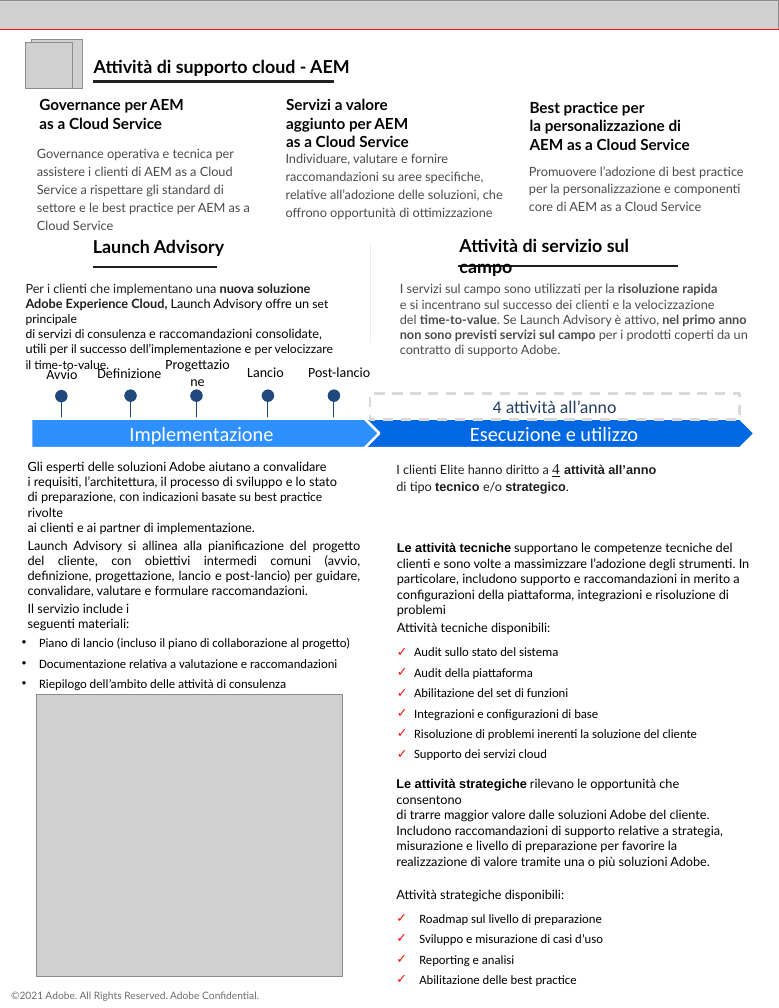
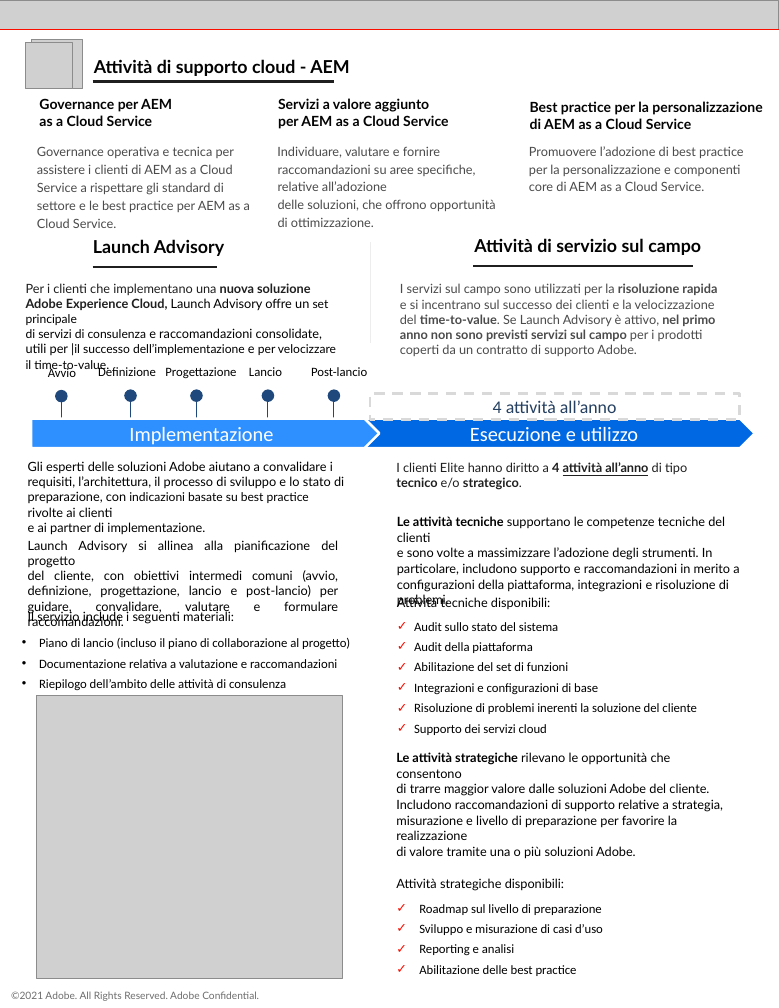
Before and after one commit to AdobeDocs/support-resources.it-IT, a slide deck: slide 3 of help/data-sheets/assets/EliteSupportDatasheet.pptx. Drawn at 779x1008 pixels with LibreOffice and Linux fonts; fonts in the diff are those of the drawing; grey boxes stand for pictures. Boxes give left, top, right and bottom in pixels: in the first picture for what was removed or moved away, otherwise in the second. Text is boxed around its words. In the diff, an @@ line names an element or a change of style, - is before the commit and + after.

```diff
--- a/help/data-sheets/assets/EliteSupportDatasheet.pptx
+++ b/help/data-sheets/assets/EliteSupportDatasheet.pptx
@@ text "Servizi a valore aggiunto per ...": place and size @@
-text "Servizi a valore aggiunto per ..." at (286,98,408,147)
+text "Servizi a valore aggiunto per ..." at (278,98,448,129)
@@ size 12 to 11 pt in 3 elements at (39,98,172,126), (278,98,448,129), (530,101,762,129) @@
@@ text at (37,147,250,212): text changed @@
-Governance operativa e tecnica per assistere i clienti di AEM as a Cloud Service a rispettare gli standard di settore e le best practice per AEM as a Cloud Service
+Governance operativa e tecnica per assistere i clienti di AEM as a Cloud Service a rispettare gli standard di settore e le best practice per AEM as a Cloud Service.
@@ text at (277,146,496,227): text changed @@
-Individuare, valutare e fornire raccomandazioni su aree specifiche, relative all’adozione delle soluzioni, che offrono opportunità di ottimizzazione
+Individuare, valutare e fornire raccomandazioni su aree specifiche, relative all’adozione
+delle soluzioni, che offrono opportunità
+di ottimizzazione.
@@ text at (529,146,743,191): text changed @@
-Promuovere l’adozione di best practice per la personalizzazione e componenti core di AEM as a Cloud Service
+Promuovere l’adozione di best practice per la personalizzazione e componenti core di AEM as a Cloud Service.
@@ text "Attività di servizio sul campo" rewrapped from (459,238,629,276) to (474,238,701,255) @@
@@ freeform shape: place and size @@
-freeform shape at (458,266,678,270)
+freeform shape at (474,266,694,276)
@@ text at (26,283,336,372): text changed @@
-Per i clienti che implementano una nuova soluzione Adobe Experience Cloud, Launch Advisory offre un set principale
-di servizi di consulenza e raccomandazioni consolidate, utili per il successo dell’implementazione e per velocizzare il time-to-value.
+Per i clienti che implementano una nuova soluzione Adobe Experience Cloud, Launch Advisory offre un set principale
+di servizi di consulenza e raccomandazioni consolidate, utili per |il successo dell’implementazione e per velocizzare il time-to-value.
@@ text "I servizi sul campo sono ..." rewrapped from (400,283,748,356) to (400,283,717,356) @@
@@ size 11 to 10 pt in 5 elements at (311,367,367,376), (48,367,76,377), (249,367,282,376), (98,366,156,376), (165,367,236,378) @@
@@ text "Progettazione": place and size @@
-text "Progettazione" at (95,571,174,583)
+text "Progettazione" at (165,367,236,378)
@@ text "Implementazione" rewrapped from (28,427,337,532) to (28,427,344,532) @@
@@ text at (396,462,687,490): text changed @@
-I clienti Elite hanno diritto a 4 attività all’anno
-di tipo tecnico e/o strategico.
+I clienti Elite hanno diritto a 4 attività all’anno di tipo tecnico e/o strategico.
@@ text "Launch Advisory si allinea alla ..." rewrapped from (28,540,361,597) to (28,540,339,626) @@
@@ text at (397,516,739,607): text changed @@
-Le attività tecniche supportano le competenze tecniche del clienti e sono volte a massimizzare l’adozione degli strumenti. In particolare, includono supporto e raccomandazioni in merito a configurazioni della piattaforma, integrazioni e risoluzione di problemi
+Le attività tecniche supportano le competenze tecniche del clienti
+e sono volte a massimizzare l’adozione degli strumenti. In particolare, includono supporto e raccomandazioni in merito a configurazioni della piattaforma, integrazioni e risoluzione di problemi.
@@ text "Attività tecniche disponibili:" rewrapped from (397,622,697,760) to (414,642,696,735) @@
@@ text "Il servizio include i seguenti ..." rewrapped from (28,603,129,631) to (28,610,234,624) @@
@@ text "Le attività strategiche rilevano le ...": place and size @@
-text "Le attività strategiche rilevano le ..." at (396,778,723,966)
+text "Le attività strategiche rilevano le ..." at (396,752,723,955)
@@ text at (396,752,723,859): font Arial to Lato in "Le attività strategiche" @@
```
Also in this commit, not shown: 3 other slides changed, 8 other files.
